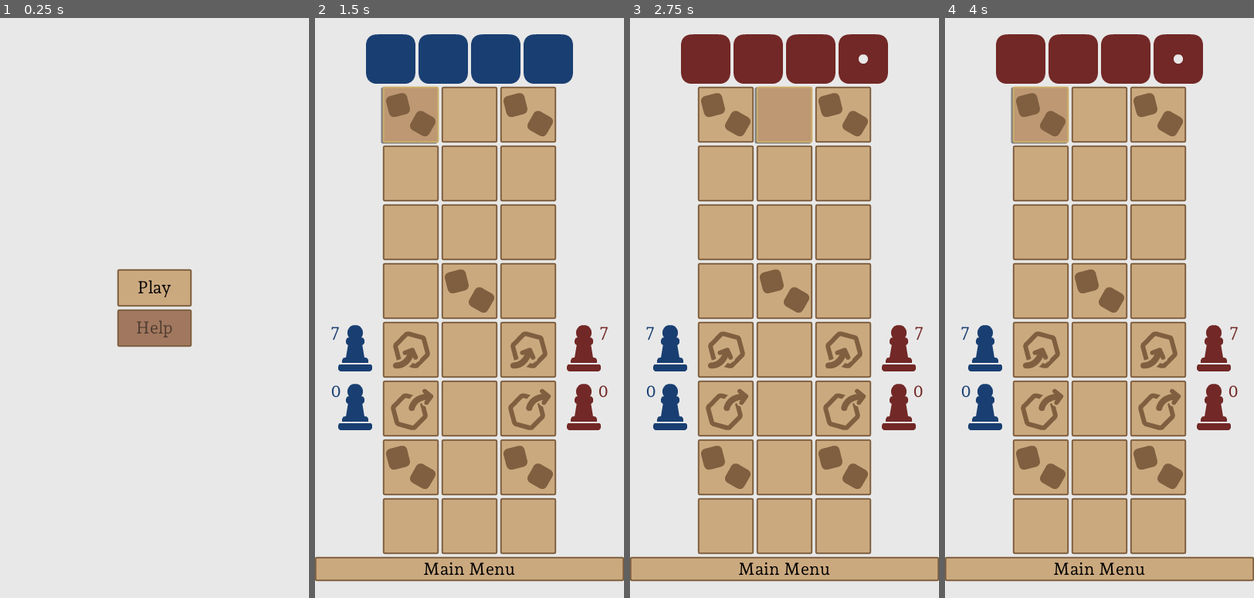
Above: before the commit, frames 1-4 (left to right).
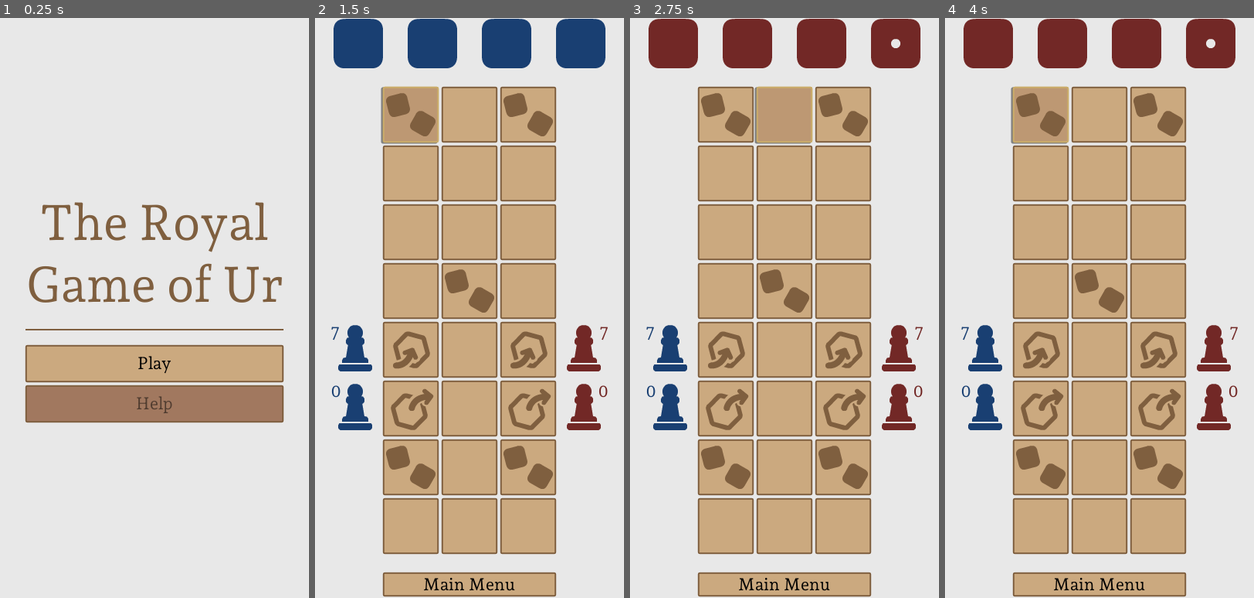
Above: after the commit, the same moments.

Repository: rschubkegel/ur-godot
Game: Godot game, scene res://nodes/Root.tscn
The game is run twice, just before and just after one commit, with the same random seed, the same clock (stepped at 60 frames per second) and the same inputs.
Inputs (mouse positions are in pixels of both pictures, inside the frame that each line leads up to):
- Up to frame 1 (0.25 s): no input
- Up to frame 2 (1.5 s): click "Play" at 0.5 s; click (410, 116) at 1.27 s
- Up to frame 3 (2.75 s): click (784, 116) at 2.02 s
- Up to frame 4 (4 s): click (1158, 116) at 2.77 s; click (1040, 116) at 3.52 s

The runs differ from the first frame. In frame 1, 17% of the frame differs, in the area x 8-92%, y 31-70%; in frame 2, 12%; in frame 3, 11%; in frame 4, 11%.

Commit message:
Add title to menu

Diff:
--- a/default_env.tres
+++ b/default_env.tres
@@ -3,5 +3,6 @@
 [sub_resource type="ProceduralSky" id=1]
 
 [resource]
-background_mode = 2
+background_mode = 1
 background_sky = SubResource( 1 )
+background_color = Color( 0.913725, 0.913725, 0.913725, 1 )
--- a/nodes/Game.tscn
+++ b/nodes/Game.tscn
@@ -9,6 +9,10 @@
 [ext_resource path="res://images/dice_0.png" type="Texture" id=7]
 [ext_resource path="res://images/chess_pawn.png" type="Texture" id=8]
 
+[sub_resource type="StyleBoxEmpty" id=2]
+
+[sub_resource type="StyleBoxEmpty" id=1]
+
 [node name="board" type="Control"]
 anchor_right = 1.0
 anchor_bottom = 1.0
@@ -28,38 +32,66 @@
 }
 
 [node name="info" type="HBoxContainer" parent="rows"]
-margin_top = 21.0
+margin_top = 1.0
+margin_right = 400.0
+margin_bottom = 65.0
+alignment = 1
+
+[node name="die1" type="TextureRect" parent="rows/info"]
+modulate = Color( 0.501961, 0.376471, 0.25098, 1 )
+margin_left = 24.0
+margin_right = 88.0
+margin_bottom = 64.0
+texture = ExtResource( 7 )
+
+[node name="VSeparator" type="VSeparator" parent="rows/info"]
+margin_left = 92.0
+margin_right = 116.0
+margin_bottom = 64.0
+custom_constants/separation = 24
+custom_styles/separator = SubResource( 2 )
+
+[node name="die2" type="TextureRect" parent="rows/info"]
+modulate = Color( 0.501961, 0.376471, 0.25098, 1 )
+margin_left = 120.0
+margin_right = 184.0
+margin_bottom = 64.0
+texture = ExtResource( 7 )
+
+[node name="VSeparator2" type="VSeparator" parent="rows/info"]
+margin_left = 188.0
+margin_right = 212.0
+margin_bottom = 64.0
+custom_constants/separation = 24
+custom_styles/separator = SubResource( 2 )
+
+[node name="die3" type="TextureRect" parent="rows/info"]
+modulate = Color( 0.501961, 0.376471, 0.25098, 1 )
+margin_left = 216.0
+margin_right = 280.0
+margin_bottom = 64.0
+texture = ExtResource( 7 )
+
+[node name="VSeparator3" type="VSeparator" parent="rows/info"]
+margin_left = 284.0
+margin_right = 308.0
+margin_bottom = 64.0
+custom_constants/separation = 24
+custom_styles/separator = SubResource( 2 )
+
+[node name="die4" type="TextureRect" parent="rows/info"]
+modulate = Color( 0.501961, 0.376471, 0.25098, 1 )
+margin_left = 312.0
+margin_right = 376.0
+margin_bottom = 64.0
+texture = ExtResource( 7 )
+
+[node name="HSeparator" type="HSeparator" parent="rows"]
+margin_top = 69.0
 margin_right = 400.0
 margin_bottom = 85.0
-alignment = 1
-
-[node name="die1" type="TextureRect" parent="rows/info"]
-modulate = Color( 0.501961, 0.376471, 0.25098, 1 )
-margin_left = 66.0
-margin_right = 130.0
-margin_bottom = 64.0
-texture = ExtResource( 7 )
-
-[node name="die2" type="TextureRect" parent="rows/info"]
-modulate = Color( 0.501961, 0.376471, 0.25098, 1 )
-margin_left = 134.0
-margin_right = 198.0
-margin_bottom = 64.0
-texture = ExtResource( 7 )
-
-[node name="die3" type="TextureRect" parent="rows/info"]
-modulate = Color( 0.501961, 0.376471, 0.25098, 1 )
-margin_left = 202.0
-margin_right = 266.0
-margin_bottom = 64.0
-texture = ExtResource( 7 )
-
-[node name="die4" type="TextureRect" parent="rows/info"]
-modulate = Color( 0.501961, 0.376471, 0.25098, 1 )
-margin_left = 270.0
-margin_right = 334.0
-margin_bottom = 64.0
-texture = ExtResource( 7 )
+custom_constants/separation = 16
+custom_styles/separator = SubResource( 1 )
 
 [node name="tiles" type="VBoxContainer" parent="rows"]
 margin_top = 89.0
@@ -523,17 +555,25 @@
 theme = ExtResource( 2 )
 text = " "
 
+[node name="HSeparator2" type="HSeparator" parent="rows"]
+margin_top = 697.0
+margin_right = 400.0
+margin_bottom = 713.0
+custom_constants/separation = 16
+custom_styles/separator = SubResource( 1 )
+
 [node name="actions" type="HBoxContainer" parent="rows"]
-margin_top = 697.0
-margin_right = 400.0
-margin_bottom = 728.0
+margin_top = 717.0
+margin_right = 400.0
+margin_bottom = 748.0
 theme = ExtResource( 2 )
 alignment = 1
 
 [node name="menu_button" type="Button" parent="rows/actions"]
-margin_right = 400.0
+margin_left = 88.0
+margin_right = 312.0
 margin_bottom = 31.0
-size_flags_horizontal = 3
+rect_min_size = Vector2( 224, 0 )
 theme = ExtResource( 3 )
 text = "Main Menu"
 
--- a/nodes/Root.tscn
+++ b/nodes/Root.tscn
@@ -1,8 +1,20 @@
-[gd_scene load_steps=4 format=2]
+[gd_scene load_steps=7 format=2]
 
 [ext_resource path="res://nodes/Game.tscn" type="PackedScene" id=1]
+[ext_resource path="res://styles/AndadaPro.ttf" type="DynamicFontData" id=2]
 [ext_resource path="res://styles/UI_Style.tres" type="Theme" id=3]
 [ext_resource path="res://scripts/Game.gd" type="Script" id=4]
+
+[sub_resource type="DynamicFont" id=1]
+size = 64
+font_data = ExtResource( 2 )
+
+[sub_resource type="StyleBoxFlat" id=2]
+bg_color = Color( 0.501961, 0.376471, 0.25098, 1 )
+draw_center = false
+border_width_top = 1
+border_width_bottom = 1
+border_color = Color( 0.501961, 0.376471, 0.25098, 1 )
 
 [node name="root" type="Node"]
 script = ExtResource( 4 )
@@ -25,18 +37,36 @@
 }
 
 [node name="VBoxContainer" type="VBoxContainer" parent="menu/HBoxContainer"]
-margin_left = 152.0
-margin_right = 248.0
+margin_left = 33.0
+margin_right = 367.0
 margin_bottom = 750.0
 alignment = 1
 __meta__ = {
 "_edit_use_anchors_": false
 }
 
+[node name="Title" type="Label" parent="menu/HBoxContainer/VBoxContainer"]
+margin_top = 226.0
+margin_right = 334.0
+margin_bottom = 383.0
+theme = ExtResource( 3 )
+custom_colors/font_color = Color( 0.501961, 0.376471, 0.25098, 1 )
+custom_fonts/font = SubResource( 1 )
+text = "The Royal
+Game of Ur"
+align = 1
+
+[node name="HSeparator" type="HSeparator" parent="menu/HBoxContainer/VBoxContainer"]
+margin_top = 387.0
+margin_right = 334.0
+margin_bottom = 419.0
+custom_constants/separation = 32
+custom_styles/separator = SubResource( 2 )
+
 [node name="play_button" type="Button" parent="menu/HBoxContainer/VBoxContainer"]
-margin_top = 325.0
-margin_right = 96.0
-margin_bottom = 373.0
+margin_top = 423.0
+margin_right = 334.0
+margin_bottom = 471.0
 rect_min_size = Vector2( 96, 48 )
 theme = ExtResource( 3 )
 text = "Play"
@@ -45,9 +75,9 @@
 }
 
 [node name="help_button" type="Button" parent="menu/HBoxContainer/VBoxContainer"]
-margin_top = 377.0
-margin_right = 96.0
-margin_bottom = 425.0
+margin_top = 475.0
+margin_right = 334.0
+margin_bottom = 523.0
 rect_min_size = Vector2( 96, 48 )
 theme = ExtResource( 3 )
 disabled = true
--- a/scripts/Board.gd
+++ b/scripts/Board.gd
@@ -19,6 +19,7 @@
 var player_two_score = 0
 var selected_token = null
 var reroll_tiles = null
+var die_nodes = []
 
 
 # connects all buttons to player tile list
@@ -58,11 +59,19 @@
 	player_two_tiles.append($rows/tiles/cols6/btn3)
 
 
+# assign scene nodes to array
+func assign_dice():
+	for node in $rows/info.get_children():
+		if node.name.begins_with("die"):
+			die_nodes.append(node)
+
+
 # called when the board is loaded
 func _ready():
 
 	# init variables
 	load_tiles()
+	assign_dice()
 
 	player_one_start_tile = player_one_tiles[0]
 	player_two_start_tile = player_two_tiles[0]
@@ -141,8 +150,8 @@
 	for i in range(4):
 		var roll = randi() % 2
 		sum += roll
-		$rows/info.get_child(i).texture = die_imgs[roll]
-		$rows/info.get_child(i).modulate = player_colors[cur_player - 1]
+		die_nodes[i].texture = die_imgs[roll]
+		die_nodes[i].modulate = player_colors[cur_player - 1]
 	print("Player ", str(cur_player), " rolled ", sum)
 	cur_roll = sum
 
Binary file changed: icon.png
Not shown, changed: icon.png.import
Not shown: 1 places in nodes/Game.tscn that only renumber resources
